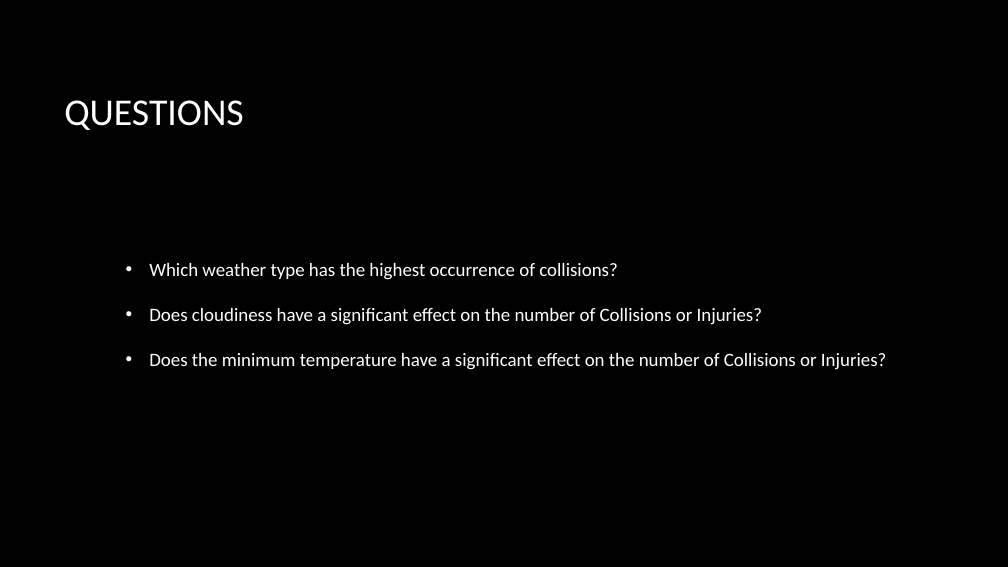
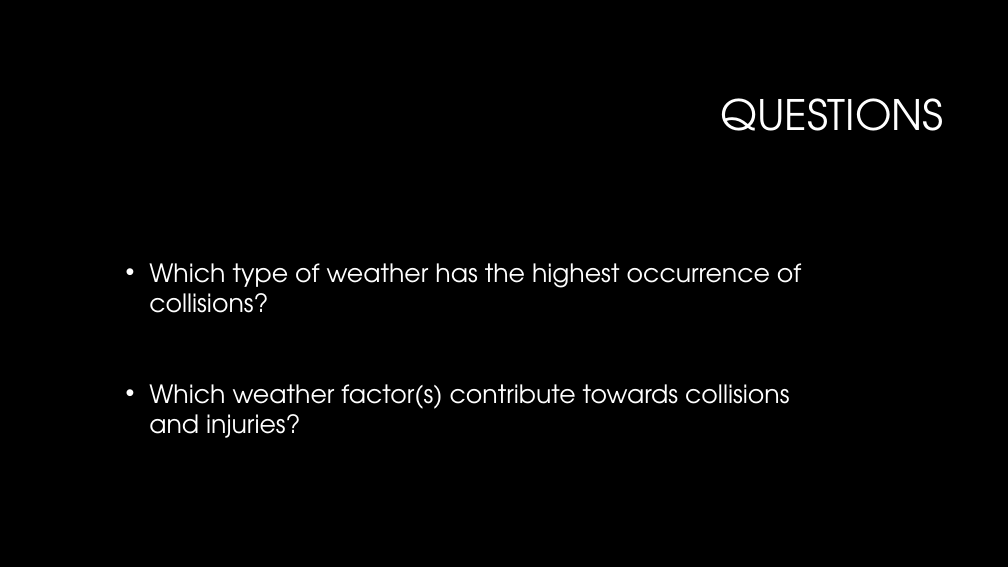
Before and after one commit to huntercash/ProjectOne, a slide deck: slide 4 of reports/Presentation1.pptx (slide 3 before the commit). Drawn at 1008x567 pixels with LibreOffice and Linux fonts; fonts in the diff are those of the drawing; background and template pictures are left out. Boxes give left, top, right and bottom in pixels: in the first picture for what was removed or moved away, otherwise in the second. Text is boxed around its words. In the diff, an @@ line names an element or a change of style, - is before the commit and + after.

```diff
--- a/reports/Presentation1.pptx
+++ b/reports/Presentation1.pptx
@@ title "QUESTIONS": place and size @@
-title "QUESTIONS" at box(64, 100, 243, 130)
+title "QUESTIONS" at box(721, 98, 944, 131)
@@ title "QUESTIONS" at box(721, 98, 944, 131): size 36 to 40 pt, font Calibri to TeX Gyre Adventor; alignment left to right; line spacing 1 to 0.9 @@
@@ text at box(149, 263, 801, 438): text changed; size 18 to 24 pt; font Calibri to TeX Gyre Adventor @@
-• Which weather type has the highest occurrence of collisions?
-• Does cloudiness have a significant effect on the number of Collisions or Injuries?
-• Does the minimum temperature have a significant effect on the number of Collisions or Injuries?
+• Which type of weather has the highest occurrence of collisions?
+• Which weather factor(s) contribute towards collisions and injuries?
```
Also in this commit, not shown: 18 other slides changed, 2 slides added, 2 slides removed, 19 other files.
